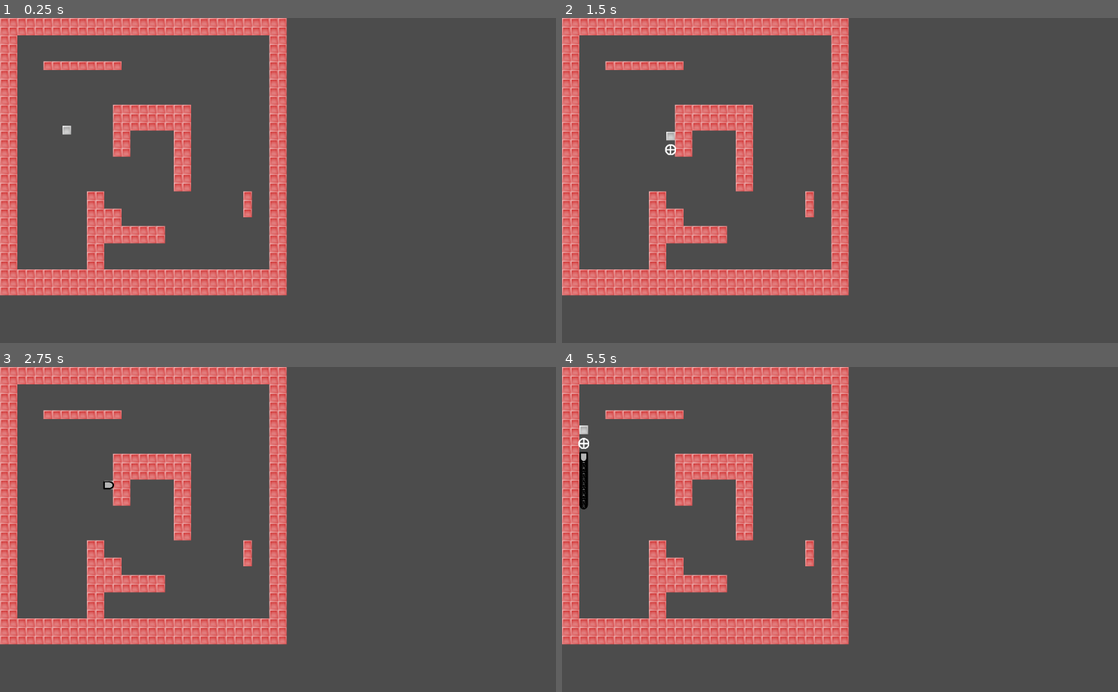
Above: before the commit, frames 1-4 (two rows, left to right).
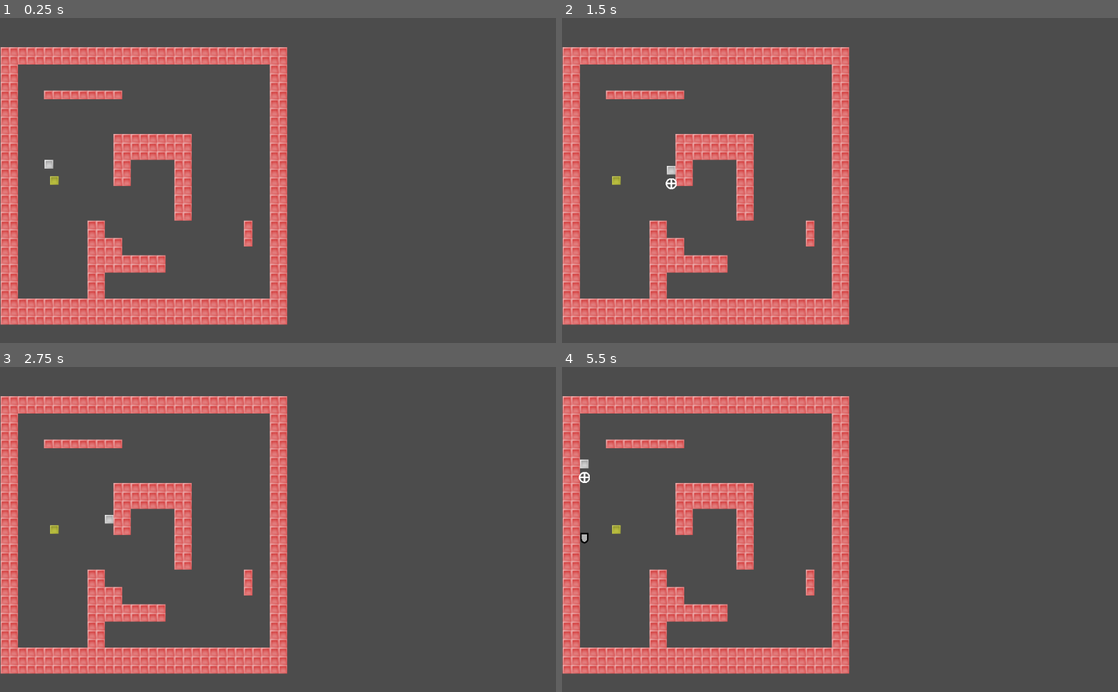
Above: after the commit, the same moments.

Repository: 2xlink/TinyTanks
Game: Godot game, scene res://scenes/colworld.tscn
Same seed, same stepped clock (60 frames per second), same inputs: the game is played once before the commit and once after it.
Inputs:
- Up to frame 1 (0.25 s): no input
- Up to frame 2 (1.5 s): tap Enter at 0.5 s; hold Right (move_right) 0.53-1.28 s; hold Space 0.53-1.28 s; hold S from 1.28 s (still down); tap Down (move_bottom) at 1.35 s
- Up to frame 3 (2.75 s): tap Space at 1.52, 1.55, 1.82 s; release S at 2.03 s; hold Right (move_right) from 2.03 s (still down); hold Space from 2.03 s (still down)
- Up to frame 4 (5.5 s): release Right (move_right) at 2.78 s; release Space at 2.78 s; hold Up (move_up) 2.78-3.53 s; tap Down (move_bottom) at 2.85, 4.35 s; tap Space at 3.02, 3.05, 3.32, 4.52, 4.55, 4.82 s; hold Space 3.53-4.28 s; hold Left (move_left) 3.53-5.03 s; tap Enter at 5 s; hold S from 5.03 s (still down); hold Space from 5.03 s (still down)

The runs differ from the first frame. In frame 1, 22% of the frame differs, in the area x 0-52%, y 0-95%; in frame 2, 22%; in frame 3, 22%; in frame 4, 22%.

Commit message:
Ammo management, created enemy

Diff:
--- /dev/null
+++ b/scenes/HUD.tscn
@@ -0,0 +1,62 @@
+[gd_scene load_steps=3 format=2]
+
+[ext_resource path="res://assets/Xolonium-Regular.ttf" type="DynamicFontData" id=1]
+
+[sub_resource type="DynamicFont" id=1]
+
+size = 64
+use_mipmaps = false
+use_filter = false
+font_data = ExtResource( 1 )
+_sections_unfolded = [ "Font", "Settings" ]
+
+[node name="HUD" type="CanvasLayer" index="0"]
+
+layer = 1
+offset = Vector2( 0, 0 )
+rotation = 0.0
+scale = Vector2( 1, 1 )
+transform = Transform2D( 1, 0, 0, 1, 0, 0 )
+
+[node name="ScoreLabel" type="Label" parent="." index="0"]
+
+anchor_left = 0.5
+anchor_top = 0.0
+anchor_right = 0.5
+anchor_bottom = 0.0
+margin_left = -20.0
+margin_right = 20.0
+margin_bottom = 14.0
+rect_pivot_offset = Vector2( 0, 0 )
+rect_clip_content = false
+mouse_filter = 2
+mouse_default_cursor_shape = 0
+size_flags_horizontal = 1
+size_flags_vertical = 4
+custom_fonts/font = SubResource( 1 )
+text = "Score"
+percent_visible = 1.0
+lines_skipped = 0
+max_lines_visible = -1
+
+[node name="BulletAmmoLabel" type="Label" parent="." index="1"]
+
+anchor_left = 0.5
+anchor_top = 0.5
+anchor_right = 0.5
+anchor_bottom = 0.5
+margin_left = -20.0
+margin_top = -7.0
+margin_right = 20.0
+margin_bottom = 7.0
+rect_pivot_offset = Vector2( 0, 0 )
+rect_clip_content = false
+mouse_filter = 2
+mouse_default_cursor_shape = 0
+size_flags_horizontal = 1
+size_flags_vertical = 4
+custom_fonts/font = SubResource( 1 )
+text = "Ammo"
+percent_visible = 1.0
+lines_skipped = 0
+max_lines_visible = -1
--- a/scenes/colworld.tscn
+++ b/scenes/colworld.tscn
@@ -1,8 +1,7 @@
-[gd_scene load_steps=6 format=2]
+[gd_scene load_steps=5 format=2]
 
 [ext_resource path="res://scripts/colworld.gd" type="Script" id=1]
 [ext_resource path="res://assets/obstacle.png" type="Texture" id=2]
-[ext_resource path="res://scenes/player.tscn" type="PackedScene" id=3]
 
 [sub_resource type="RectangleShape2D" id=1]
 
@@ -26,12 +25,13 @@
 "shape_transform": Transform2D( 1, 0, 0, 1, 8, 8 )
 } ]
 
-[node name="colworld" type="Node2D" index="0"]
+[node name="colworld" type="Node2D"]
 
 script = ExtResource( 1 )
 
 [node name="TileMap" type="TileMap" parent="." index="0"]
 
+position = Vector2( 1.36041, 54.4149 )
 mode = 0
 tile_set = SubResource( 2 )
 cell_size = Vector2( 16, 16 )
@@ -50,9 +50,3 @@
 format = 1
 tile_data = PoolIntArray( 0, 0, 0, 1, 0, 0, 2, 0, 0, 3, 0, 0, 4, 0, 0, 5, 0, 0, 6, 0, 0, 7, 0, 0, 8, 0, 0, 9, 0, 0, 10, …(5082 unchanged characters)…
 _sections_unfolded = [ "Collision" ]
-
-[node name="player" parent="." index="1" instance=ExtResource( 3 )]
-
-position = Vector2( 122.609, 207.401 )
-
-[connection signal="fire_bullet" from="player" to="." method="_on_player_fire_bullet"]
--- /dev/null
+++ b/scenes/enemy.gd
@@ -0,0 +1,9 @@
+extends KinematicBody2D
+
+# class member variables go here, for example:
+# var a = 2
+# var b = "textvar"
+
+func bullet_hit(body):
+    print(self.name+" was hit by a bullet!")
+    queue_free()
--- /dev/null
+++ b/scenes/enemy.tscn
@@ -0,0 +1,25 @@
+[gd_scene load_steps=4 format=2]
+
+[ext_resource path="res://scenes/enemy.gd" type="Script" id=1]
+[ext_resource path="res://assets/enemy.png" type="Texture" id=2]
+
+[sub_resource type="RectangleShape2D" id=1]
+
+custom_solver_bias = 0.0
+extents = Vector2( 8.04893, 8.05684 )
+
+[node name="enemy" type="KinematicBody2D"]
+
+input_pickable = false
+collision_layer = 1
+collision_mask = 1
+collision/safe_margin = 0.08
+script = ExtResource( 1 )
+
+[node name="Sprite" type="Sprite" parent="." index="0"]
+
+texture = ExtResource( 2 )
+
+[node name="CollisionShape2D" type="CollisionShape2D" parent="." index="1"]
+
+shape = SubResource( 1 )
--- a/scenes/player.tscn
+++ b/scenes/player.tscn
@@ -36,3 +36,19 @@
 scale = Vector2( 0.25, 0.25 )
 texture = ExtResource( 3 )
 _sections_unfolded = [ "Transform", "Visibility" ]
+
+[node name="cd_bullet_refresh" type="Timer" parent="." index="3"]
+
+process_mode = 1
+wait_time = 1.0
+one_shot = false
+autostart = false
+
+[node name="cd_bullet_shoot" type="Timer" parent="." index="4"]
+
+process_mode = 1
+wait_time = 0.5
+one_shot = true
+autostart = false
+
+[connection signal="timeout" from="cd_bullet_refresh" to="." method="_on_cd_bullet_refresh_timeout"]
--- a/scripts/colworld.gd
+++ b/scripts/colworld.gd
@@ -2,13 +2,24 @@
 
 var s1
 var player_scene = load("res://scenes/player.tscn")
-var player = player_scene.instance()
+var enemy_scene = load("res://scenes/enemy.tscn")
 
 var bullet_scene = preload("res://scenes/bullet.tscn")
 
 func _ready():
     s1 = Sprite.new()
     add_child(s1)
+
+    # Add players
+    var player1 = player_scene.instance()
+    add_child(player1)
+    player1.position = Vector2(90, 270)
+    player1.connect("fire_bullet", self, "_on_fire_bullet")
+
+    # Add enemies
+    var enemy1 = enemy_scene.instance()
+    add_child(enemy1)
+    enemy1.position = Vector2 (100, 300)
 
 
 func fire_bullet(origin, pos, aim):
@@ -19,6 +30,6 @@
     bullet.direction = aim.normalized()
 
 
-func _on_player_fire_bullet(origin, pos, aim):
+func _on_fire_bullet(origin, pos, aim):
     print("World received fire signal from player "+str(origin)+" at position "+str(pos)+" with aim "+str(aim))
     fire_bullet(origin, pos, aim)
--- a/scripts/player.gd
+++ b/scripts/player.gd
@@ -3,13 +3,19 @@
 signal fire_bullet(origin, pos)
 
 onready var tracer = $tracer
+onready var cd_bullet_refresh = $cd_bullet_refresh
+onready var cd_bullet_shoot = $cd_bullet_shoot
 
 # Member variables
 const MOTION_SPEED = 160 # Pixels/second
 const AIM_DISTANCE = 100 # Pixels
 
-var shot = false
 var aim = Vector2()
+var ammo = 5
+
+func _ready():
+    pass
+
 
 func _physics_process(delta):
     var motion = Vector2()
@@ -46,10 +52,20 @@
 
 
 func _process(delta):
-    if Input.is_key_pressed(KEY_SPACE) && !shot:
-#        shot = true
-        fire_bullet()
+    if Input.is_key_pressed(KEY_SPACE) && aim.length() != 0 && _can_shoot():
+        print(self.name+" wants to fire with ammo "+str(ammo))
+        cd_bullet_refresh.start()
+        ammo -= 1
+        cd_bullet_shoot.start()
+        emit_signal("fire_bullet", 0, self.position, aim)
 
 
-func fire_bullet():
-    emit_signal("fire_bullet", 0, self.position, aim)
+func _on_cd_bullet_refresh_timeout():
+    if ammo < 5:
+        ammo += 1
+    else:
+        cd_bullet_refresh.stop()
+
+
+func _can_shoot():
+    return cd_bullet_shoot.time_left == 0 && ammo > 0
Binary file added: assets/Xolonium-Regular.ttf
Binary file added: assets/enemy.png
